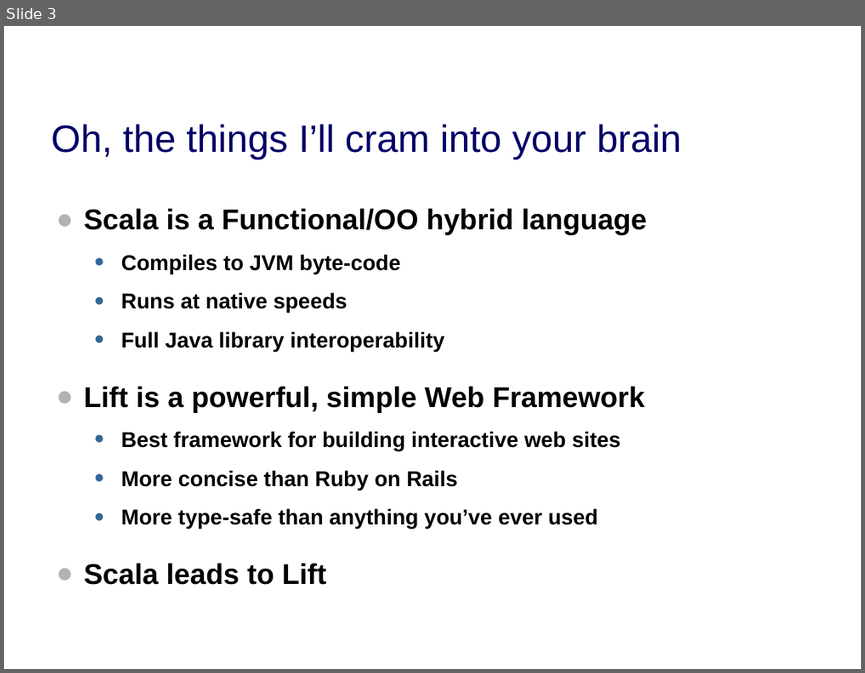
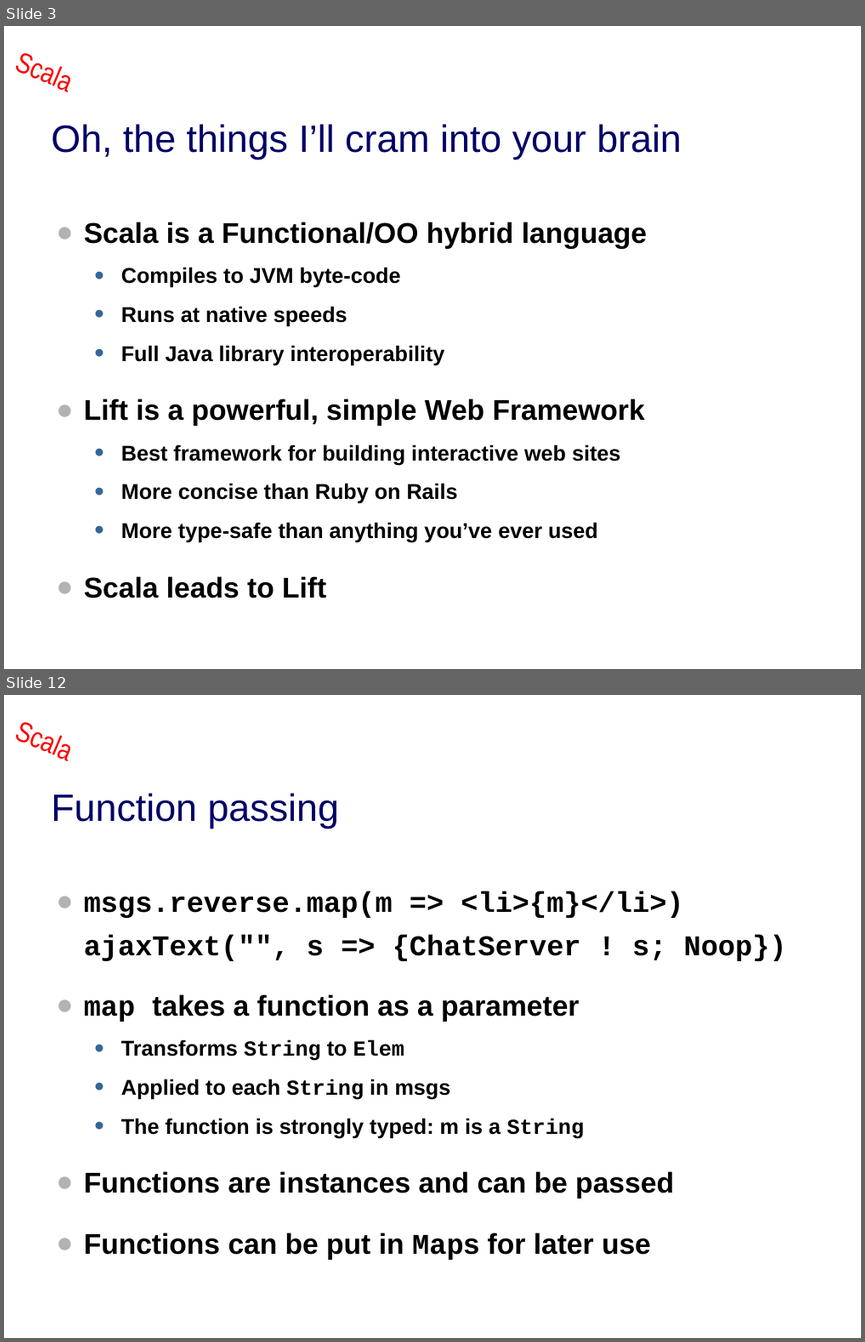
Before and after one commit to dpp/lift-samples, a slide deck: presentations/2009_dpp_qcon_tss/dpp_tss.ppt. Shown one above the other, each under a label of ours: slide 3 before the commit, slides 3 and 12 after it; the slides between them are not shown. The pictures are 865x673 and 865x1342 pixels, drawn with LibreOffice and Linux fonts; fonts in the diff are those of the drawing; background and template pictures are left out. Boxes give left, top, right and bottom in pixels: in the first picture for what was removed or moved away, otherwise in the second. Text is boxed around its words. In the diff, an @@ line names an element or a change of style, - is before the commit and + after.

```diff
--- a/presentations/2009_dpp_qcon_tss/dpp_tss.ppt
+++ b/presentations/2009_dpp_qcon_tss/dpp_tss.ppt
@@ slide 12 added at (x1=4, y1=695, x2=861, y2=1338), background picture (left out); not listed: 1 template element that a slide beside it also shows @@
@@ title added at (x1=51, y1=793, x2=339, y2=828), 32 pt, text #000066 @@
+Function passing
@@ text added at (x1=84, y1=891, x2=787, y2=1259), 24 pt, text #000000, bold @@
+● msgs.reverse.map(m => <li>{m}</li>)
+  ajaxText("", s => {ChatServer ! s; Noop})
+● map takes a function as a parameter
+  • Transforms String to Elem
+  • Applied to each String in msgs
+  • The function is strongly typed: m is a String
+● Functions are instances and can be passed
+● Functions can be put in Maps for later use
@@ slide 3 changed as well @@
@@ text added at (x1=6, y1=26, x2=93, y2=103), 24 pt, text #FF0000 @@
+Scala
@@ text "Scala is a Functional/OO hybrid ..." moved from (x1=84, y1=208, x2=647, y2=584) to (x1=84, y1=222, x2=647, y2=598) @@
```
Also in this commit, not shown: 3 other slides changed, 11 other slides added, 2 slides removed.
